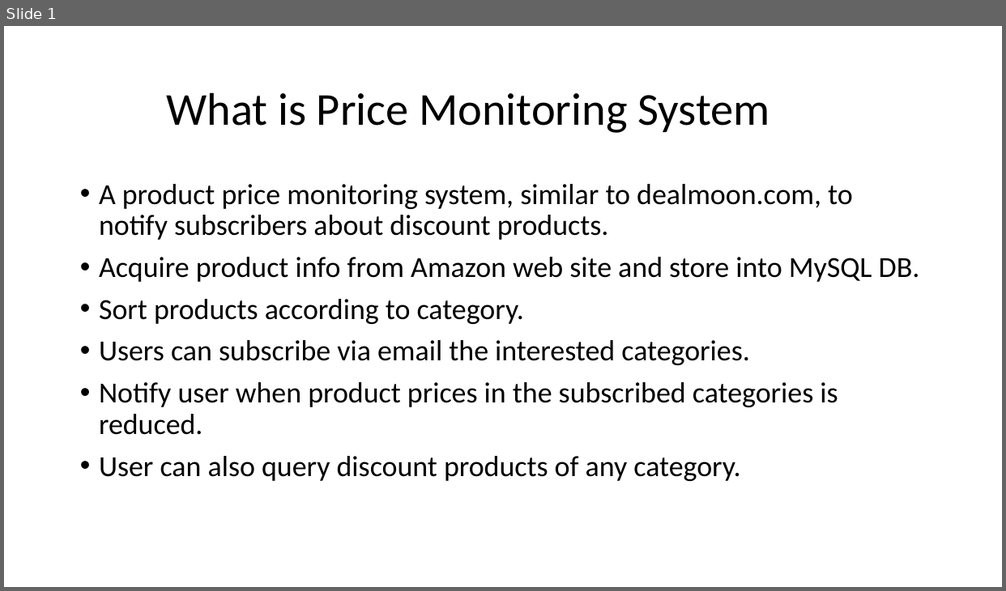
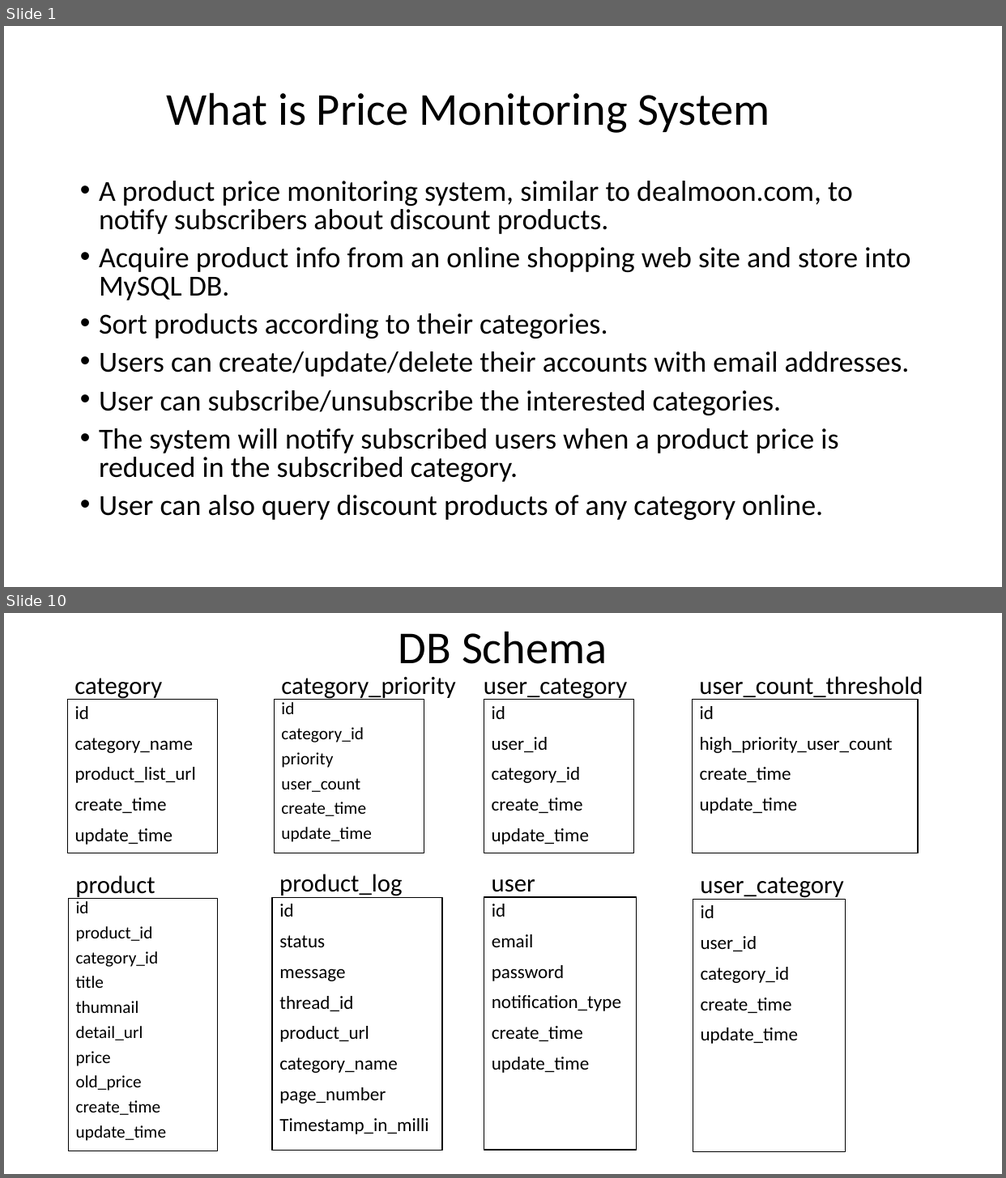
Before and after one commit to youhusky/price-monitoring-system, a slide deck: PriceMonitoringDesign.pptx. Shown one above the other, each under a label of ours: slide 1 before the commit, slides 1 and 10 after it; the slides between them are not shown. The pictures are 1006x591 and 1006x1178 pixels, drawn with LibreOffice and Linux fonts; fonts in the diff are those of the drawing. Boxes give left, top, right and bottom in pixels: in the first picture for what was removed or moved away, otherwise in the second. Text is boxed around its words. In the diff, an @@ line names an element or a change of style, - is before the commit and + after.

```diff
--- a/PriceMonitoringDesign.pptx
+++ b/PriceMonitoringDesign.pptx
@@ slide 10 added at [4,613,1002,1174], background #FFFFFF @@
@@ title added at [398,631,607,664], 44 pt, text #000000 @@
+DB Schema
@@ text added at [74,678,162,700], 24 pt, text #000000 @@
+category
@@ text added at [281,677,455,700], 24 pt, text #000000 @@
+category_priority
@@ text added at [484,678,627,700], 24 pt, text #000000 @@
+user_category
@@ text added at [699,676,923,700], 24 pt, text #000000 @@
+user_count_threshold
@@ text added at [68,700,218,854], outline #000000 1 pt, 18 pt, text #000000 @@
+id
+category_name
+product_list_url
+create_time
+update_time
@@ rectangle added at [275,700,424,854], outline #000000 1 pt, 16.6 pt, text #000000 @@
+id
+category_id
+priority
+user_count
+create_time
+update_time
@@ rectangle added at [484,700,634,854], outline #000000 1 pt, 18 pt, text #000000 @@
+id
+user_id
+category_id
+create_time
+update_time
@@ rectangle added at [692,700,918,854], outline #000000 1 pt, 18 pt, text #000000 @@
+id
+high_priority_user_count
+create_time
+update_time
@@ text added at [75,875,155,899], 24 pt, text #000000 @@
+product
@@ text added at [279,874,402,898], 24 pt, text #000000 @@
+product_log
@@ text added at [492,879,535,898], 24 pt, text #000000 @@
+user
@@ text added at [700,877,843,900], 24 pt, text #000000 @@
+user_category
@@ rectangle added at [68,899,217,1152], outline #000000 1 pt, 16.6 pt, text #000000 @@
+id
+product_id
+category_id
+title
+thumnail
+detail_url
+price
+old_price
+create_time
+update_time
@@ rectangle added at [272,897,442,1151], outline #000000 1 pt, 18 pt, text #000000 @@
+id
+status
+message
+thread_id
+product_url
+category_name
+page_number
+Timestamp_in_milli
@@ rectangle added at [484,897,637,1151], outline #000000 1 pt, 18 pt, text #000000 @@
+id
+email
+password
+notification_type
+create_time
+update_time
@@ rectangle added at [692,899,846,1152], outline #000000 1 pt, 18 pt, text #000000 @@
+id
+user_id
+category_id
+create_time
+update_time
@@ slide 1 changed as well @@
@@ text at [99,181,853,234]: line spacing 0.9 to 0.8 @@
@@ text at [99,247,910,520]: text changed @@
-• Acquire product info from Amazon web site and store into MySQL DB.
-• Sort products according to category.
-• Users can subscribe via email the interested categories.
-• Notify user when product prices in the subscribed categories is reduced.
-• User can also query discount products of any category.
+• Acquire product info from an online shopping web site and store into MySQL DB.
+• Sort products according to their categories.
+• Users can create/update/delete their accounts with email addresses.
+• User can subscribe/unsubscribe the interested categories.
+• The system will notify subscribed users when a product price is reduced in the subscribed category.
+• User can also query discount products of any category online.
```
Also in this commit, not shown: 3 other slides changed, 5 other slides added, 7 slides removed.
